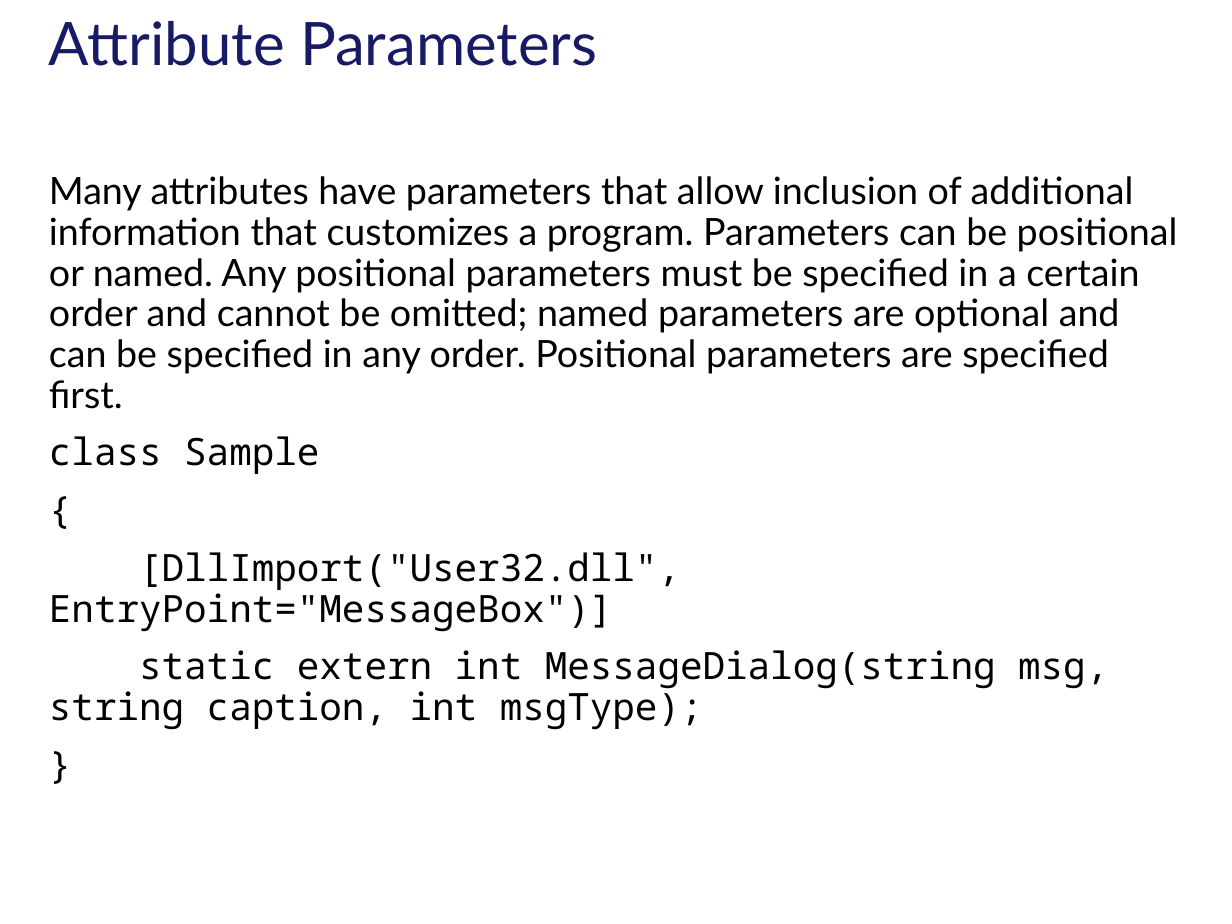
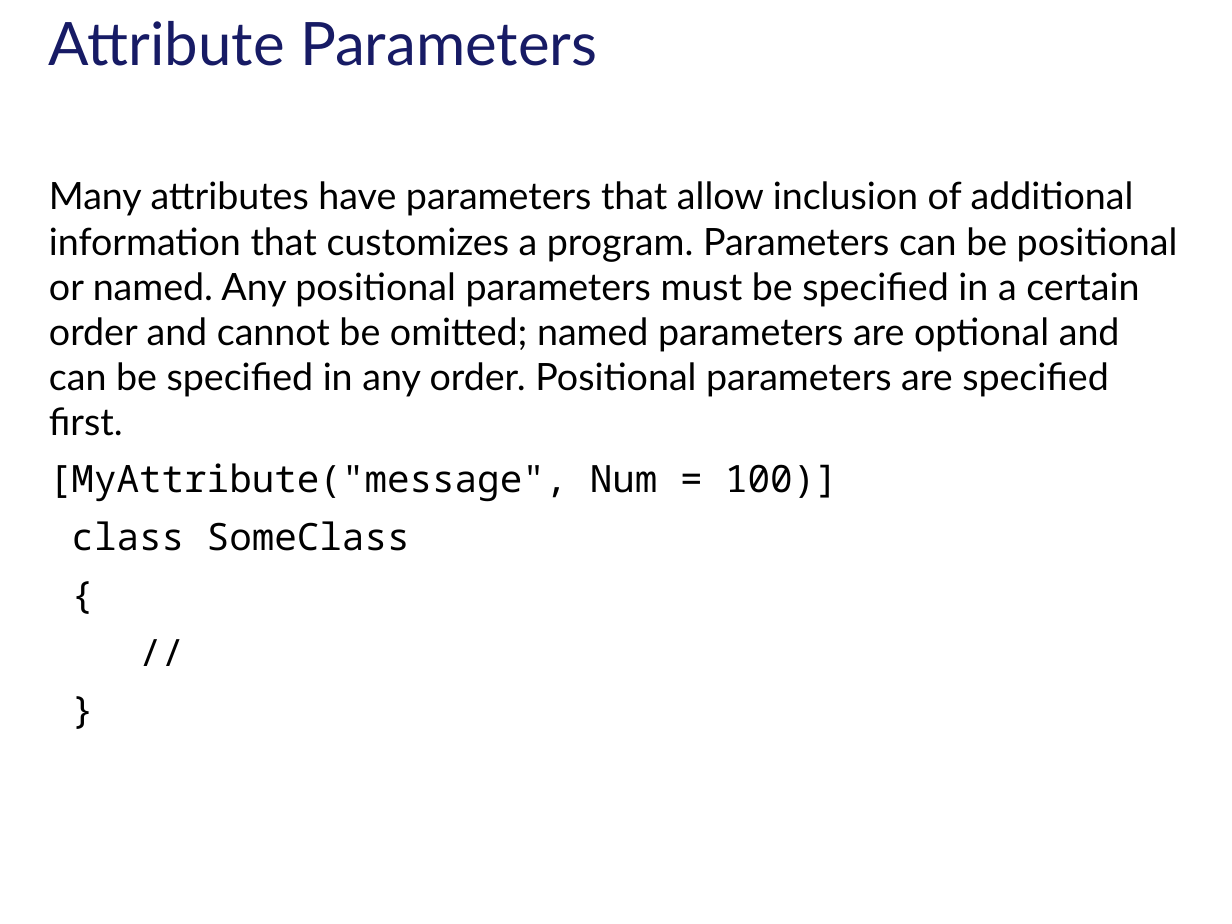
Before and after one commit to tarasiscom/Lv-273, a slide deck: slide 3 of education/Attributes & Reflection.pptx. Drawn at 1232x924 pixels with LibreOffice and Linux fonts; fonts in the diff are those of the drawing; background and template pictures are left out. Boxes give left, top, right and bottom in pixels: in the first picture for what was removed or moved away, otherwise in the second. Text is boxed around its words. In the diff, an @@ line names an element or a change of style, - is before the commit and + after.

Commit message:
Attributes and Reflection presentation

```diff
--- a/education/Attributes & Reflection.pptx
+++ b/education/Attributes & Reflection.pptx
@@ text at <box>49,181,1178,436</box>: line spacing 0.9 to 1 @@
@@ text at <box>49,463,838,551</box>: text changed @@
-class Sample
+[MyAttribute("message", Num = 100)]
+class SomeClass
@@ text at <box>49,552,1108,730</box>: text changed @@
-[DllImport("User32.dll", EntryPoint="MessageBox")]
-static extern int MessageDialog(string msg, string caption, int msgType);
+//
```
Also in this commit, not shown: 5 other slides changed, 3 slides added, 1 slide removed.
